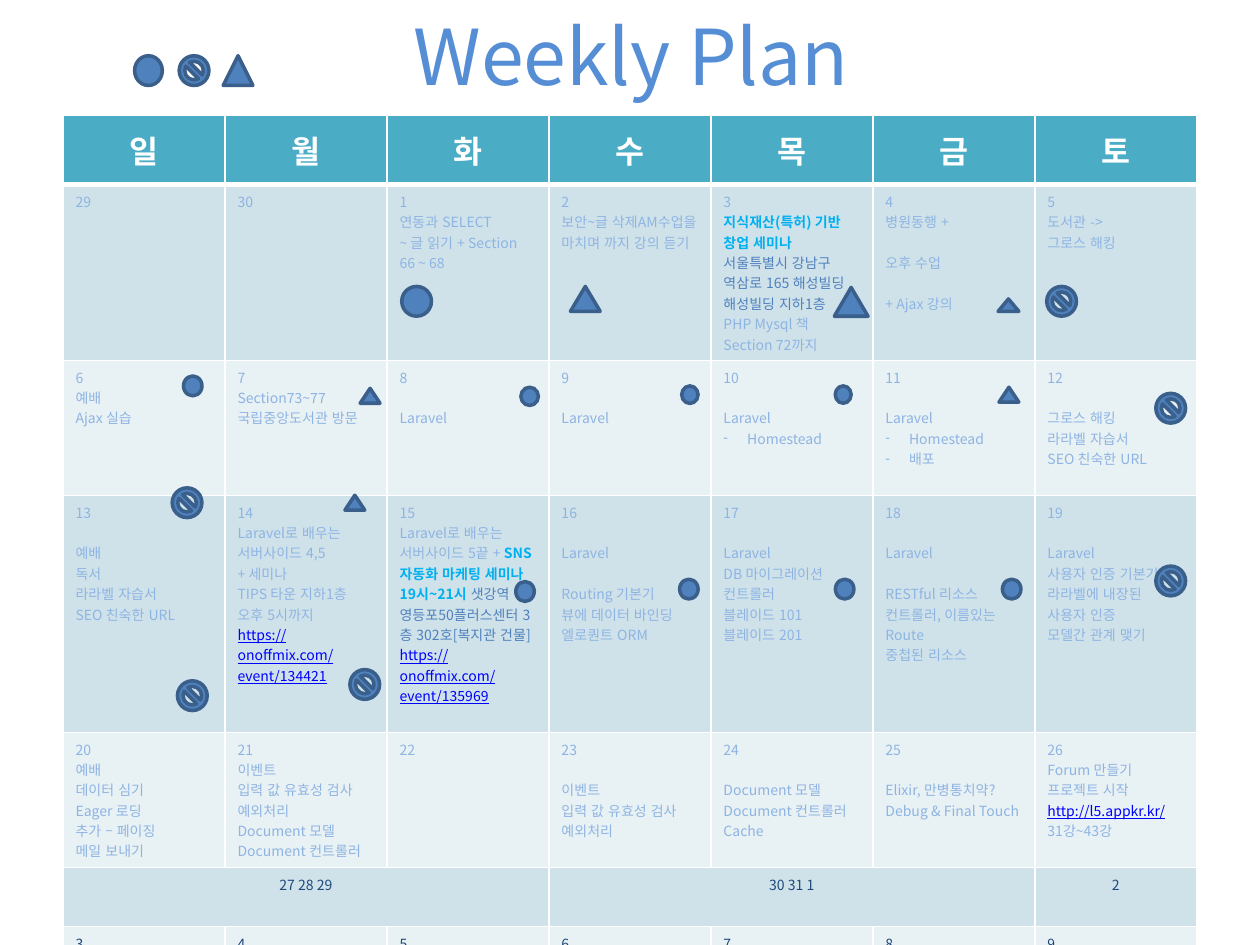
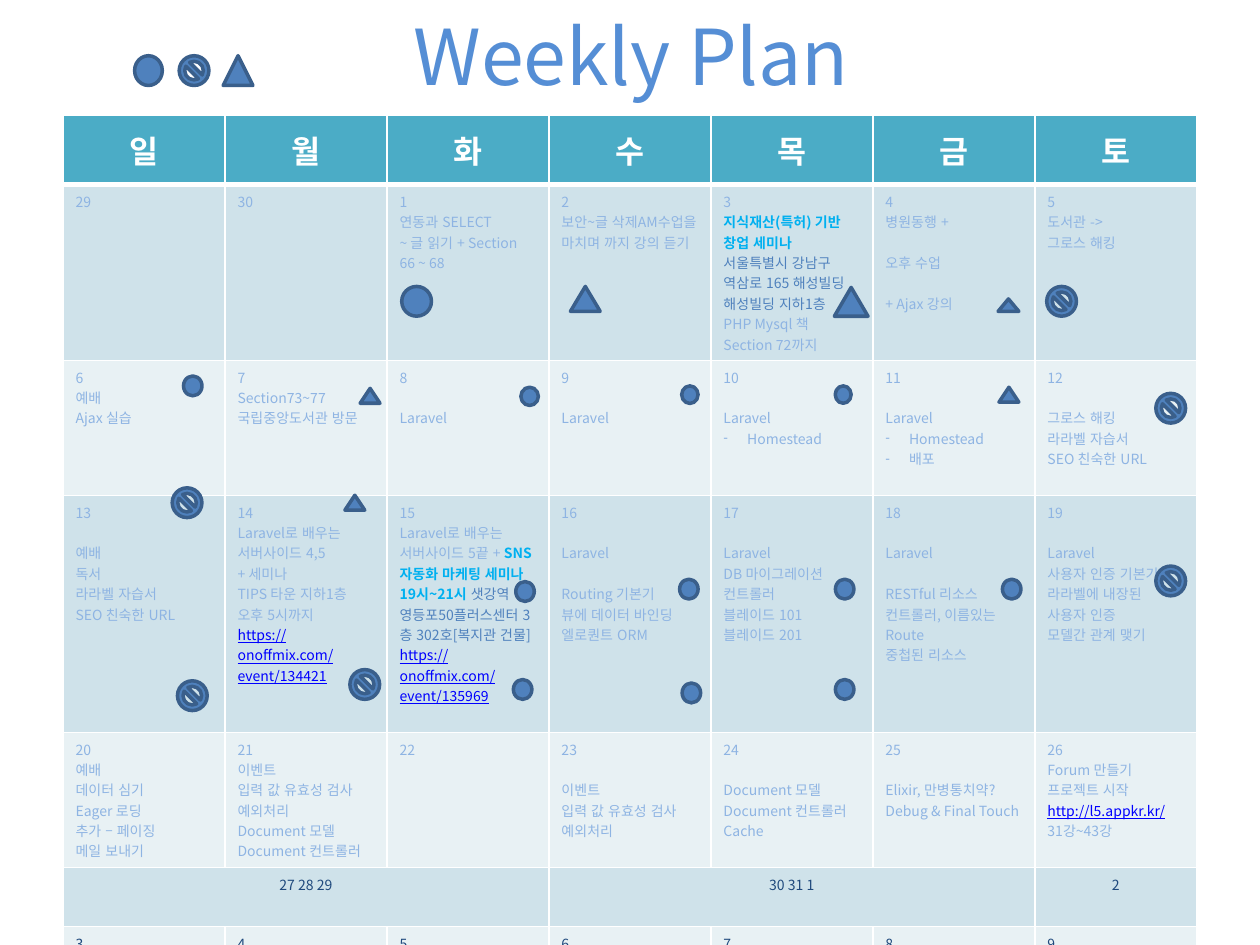
Before and after one commit to madforre/Laravel, a slide deck: slide 3 of Monthly Plan.pptx. Drawn at 1260x945 pixels with LibreOffice and Linux fonts; fonts in the diff are those of the drawing. Boxes give left, top, right and bottom in pixels: in the first picture for what was removed or moved away, otherwise in the second. Text is boxed around its words. In the diff, an @@ line names an element or a change of style, - is before the commit and + after.

```diff
--- a/Monthly Plan.pptx
+++ b/Monthly Plan.pptx
@@ ellipse added at box(513, 679, 532, 699), fill #4F81BD, outline #3A5F8C 2 pt @@
@@ ellipse added at box(682, 683, 701, 703), fill #4F81BD, outline #3A5F8C 2 pt @@
@@ ellipse added at box(835, 679, 854, 699), fill #4F81BD, outline #3A5F8C 2 pt @@
```
Also in this commit, not shown: 31 other files.
